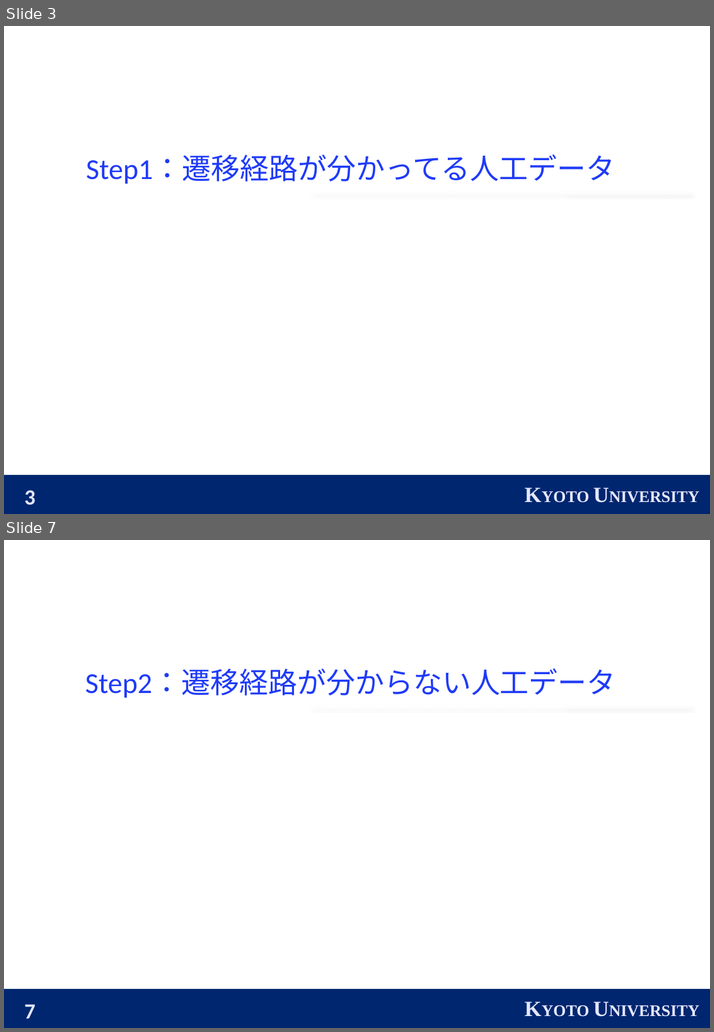
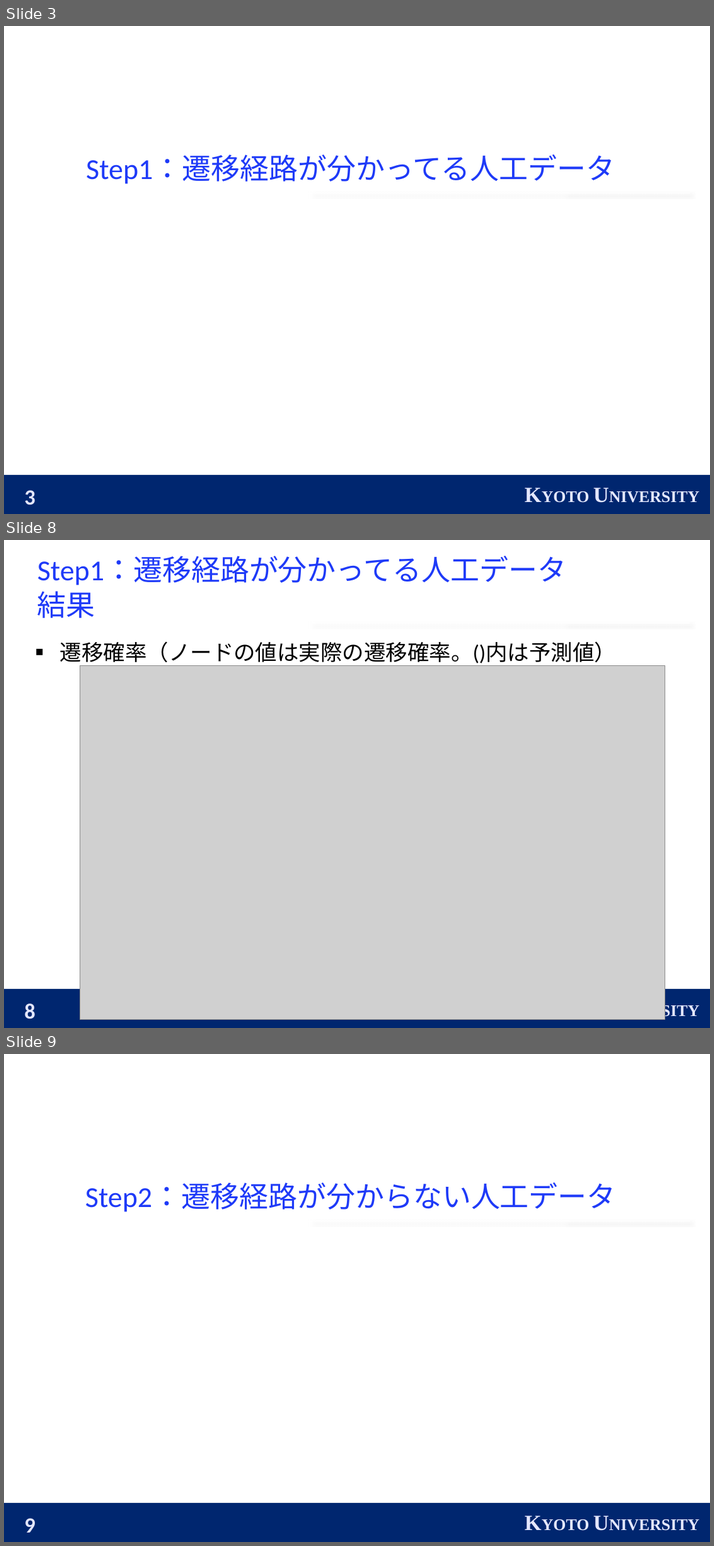
Before and after one commit to ryosukeaaaaa/KnowledgeTracing, a slide deck: KT.pptx. Shown one above the other, each under a label of ours: slides 3 and 7 before the commit, slides 3, 8 and 9 after it; the slides between them are not shown. The pictures are 714x1032 and 714x1546 pixels, drawn with LibreOffice and Linux fonts; fonts in the diff are those of the drawing; grey boxes stand for pictures. Boxes give left, top, right and bottom in pixels: in the first picture for what was removed or moved away, otherwise in the second. Text is boxed around its words. In the diff, an @@ line names an element or a change of style, - is before the commit and + after.

```diff
--- a/KT.pptx
+++ b/KT.pptx
@@ slide 8 added at [4, 540, 710, 1028], background #FFFFFF; not listed: 4 template elements that a slide beside it also shows @@
@@ title added at [37, 556, 567, 618], 32 pt, text #1E3AF8 @@
+Step1：遷移経路が分かってる人工データ
+結果
@@ text added at [60, 641, 616, 666], 24 pt, text #000000 @@
+■ 遷移確率（ノードの値は実際の遷移確率。()内は予測値）
@@ picture added at [80, 666, 665, 1019] @@
@@ what was slide 7 is now slide 9 @@
@@ page number at [24, 1518, 35, 1533]: text changed @@
-7
+9
```
Also in this commit, not shown: 6 slides changed, 1 other slide added, 3 other files.
